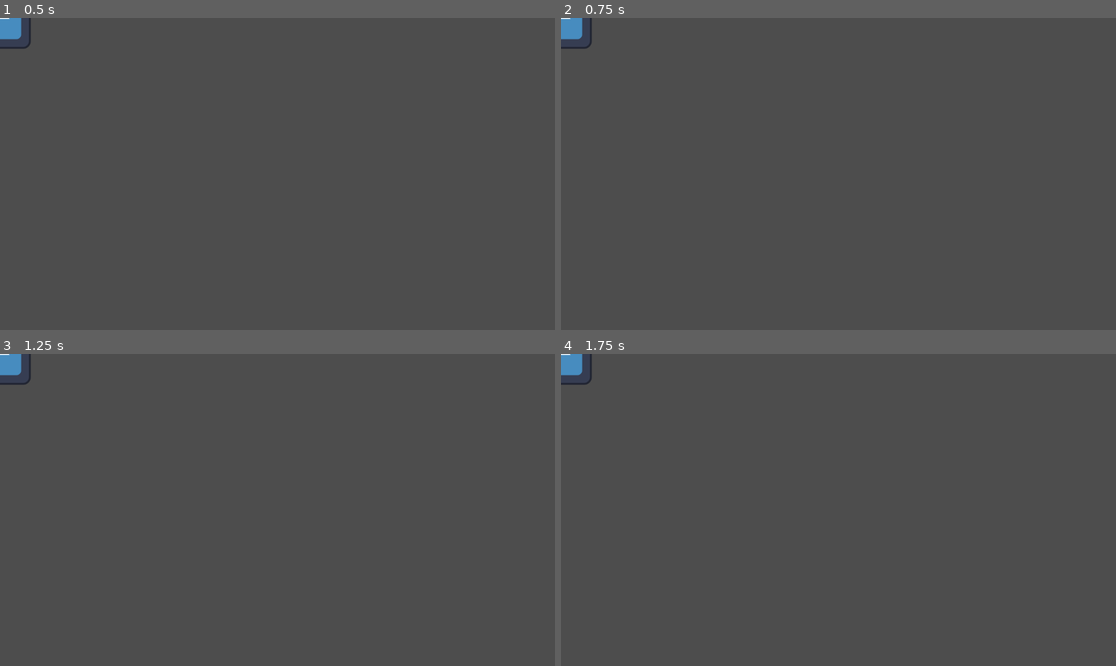
Above: before the commit, frames 1-4 (two rows, left to right).
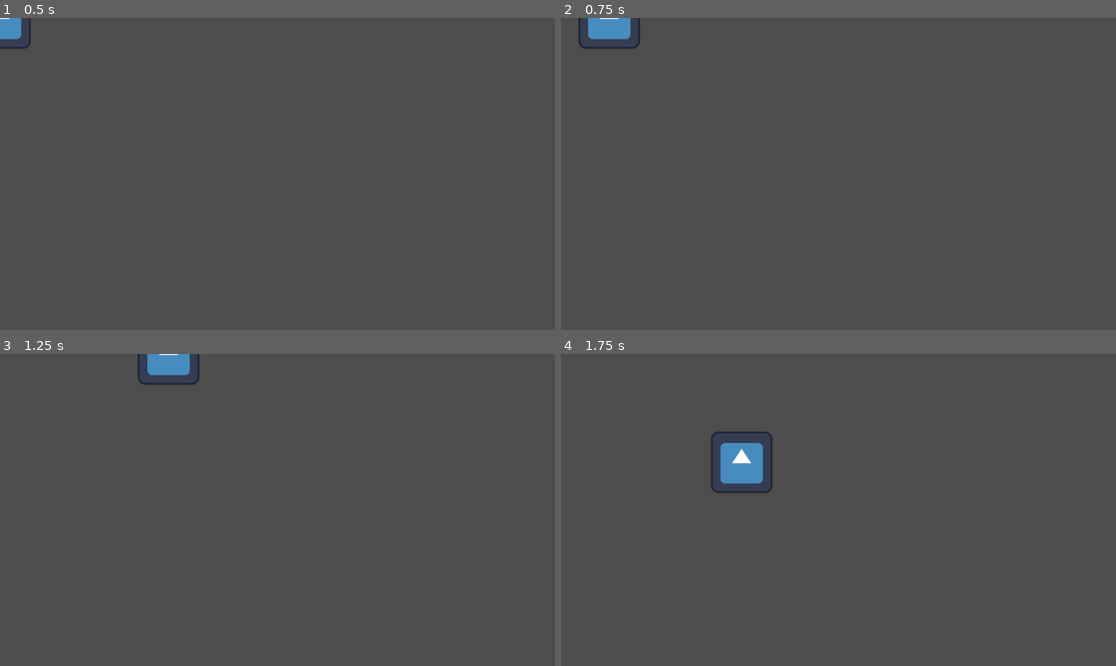
Above: after the commit, the same moments.

Repository: CodeGurke/Working-Title
Game: Godot game, scene res://scenes/player.tscn
The game is run twice, just before and just after one commit, with the same random seed, the same clock (stepped at 60 frames per second) and the same inputs. Before the commit the project has no main scene; this scene is started directly in both runs. The engine's default icon, where the game draws it, is replaced by a stand-in: a white triangle on a blue panel in a dark square.
Inputs:
- Up to frame 1 (0.5 s): no input
- Up to frame 2 (0.75 s): tap Enter at 0.5 s; hold D (move_right, bound only after the commit) from 0.53 s (still down)
- Up to frame 3 (1.25 s): keep holding D (move_right, bound only after the commit)
- Up to frame 4 (1.75 s): release D (move_right, bound only after the commit) at 1.28 s; hold S (move_down, bound only after the commit) from 1.28 s (still down)

Frame 1 is identical in both runs. In frame 2, 0.9% of the frame differs, in the area x 0-15%, y 0-10%; in frame 3, 1.0%; in frame 4, 1.6%, in the area x 0-39%, y 0-45%.

Commit message:
Versuch Projekt Einstellungen zu verändern

Diff:
--- a/working-title/project.godot
+++ b/working-title/project.godot
@@ -11,5 +11,39 @@
 [application]
 
 config/name="Working Title"
+run/main_scene="res://scenes/player.tscn"
 config/features=PackedStringArray("4.3", "Forward Plus")
 config/icon="res://icon.svg"
+
+[editor]
+
+version_control/plugin_name="GitPlugin"
+version_control/autoload_on_startup=true
+
+[input]
+
+move_up={
+"deadzone": 0.5,
+"events": [Object(InputEventKey,"resource_local_to_scene":false,"resource_name":"","device":-1,"window_id":0,"alt_pressed":false,"shift_pressed":false,"ctrl_pressed":false,"meta_pressed":false,"pressed":false,"keycode":0,"physical_keycode":87,"key_label":0,"unicode":119,"location":0,"echo":false,"script":null)
+, Object(InputEventKey,"resource_local_to_scene":false,"resource_name":"","device":-1,"window_id":0,"alt_pressed":false,"shift_pressed":false,"ctrl_pressed":false,"meta_pressed":false,"pressed":false,"keycode":0,"physical_keycode":32,"key_label":0,"unicode":32,"location":0,"echo":false,"script":null)
+]
+}
+move_down={
+"deadzone": 0.5,
+"events": [Object(InputEventKey,"resource_local_to_scene":false,"resource_name":"","device":-1,"window_id":0,"alt_pressed":false,"shift_pressed":false,"ctrl_pressed":false,"meta_pressed":false,"pressed":false,"keycode":0,"physical_keycode":83,"key_label":0,"unicode":115,"location":0,"echo":false,"script":null)
+]
+}
+move_left={
+"deadzone": 0.5,
+"events": [Object(InputEventKey,"resource_local_to_scene":false,"resource_name":"","device":-1,"window_id":0,"alt_pressed":false,"shift_pressed":false,"ctrl_pressed":false,"meta_pressed":false,"pressed":false,"keycode":0,"physical_keycode":65,"key_label":0,"unicode":97,"location":0,"echo":false,"script":null)
+]
+}
+move_right={
+"deadzone": 0.5,
+"events": [Object(InputEventKey,"resource_local_to_scene":false,"resource_name":"","device":-1,"window_id":0,"alt_pressed":false,"shift_pressed":false,"ctrl_pressed":false,"meta_pressed":false,"pressed":false,"keycode":0,"physical_keycode":68,"key_label":0,"unicode":100,"location":0,"echo":false,"script":null)
+]
+}
+
+[rendering]
+
+textures/canvas_textures/default_texture_filter=0
--- a/working-title/scenes/player.tscn
+++ b/working-title/scenes/player.tscn
@@ -14,3 +14,5 @@
 
 [node name="CollisionShape2D" type="CollisionShape2D" parent="."]
 shape = SubResource("RectangleShape2D_3u2o5")
+
+[node name="Test" type="Node" parent="."]
Not shown, changed: working-title/icon.svg.import
